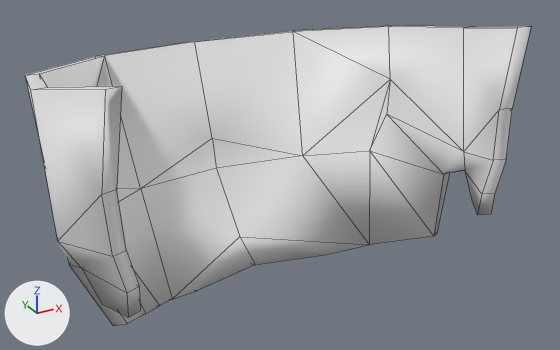
What one commit did to the FBX model Assets/3DModels/Character/hair_1.fbx.
One viewpoint serves both versions: a 50 mm lens placed at (-2.58, -4.47, 7.32), pointed at (0.13, 0.47, 4.86). Arrows for +X, +Y and +Z are at lower left; the lights stay in place. Mesh edges are drawn as thin lines. Where no turn or scale is listed for an object, it has been applied to the vertices.

In view in the first picture: 'Body.001'.
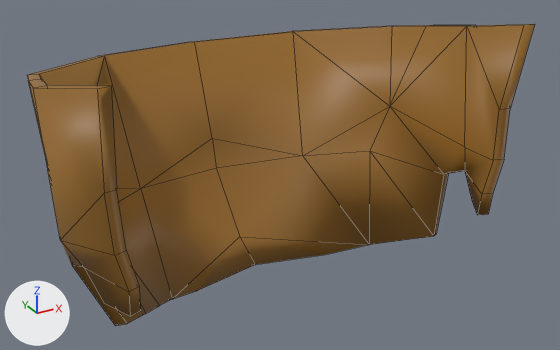
Changed parts and their boxes (x1, y1, x2, y2) in the pictures (560 x 350 px; the box of a moved part takes in the faces that stretch with it):
'Body.001', reshaped
    before: (25, 26, 531, 326)
    after: (27, 24, 535, 326)
part 1 of me_cylinder_007, moved or reshaped
    before: (25, 26, 528, 268)
    after: (27, 24, 532, 267)
part 2 of me_cylinder_007, recoloured (white to brown)
    both: (29, 26, 516, 326)

The change, as a list of edits to the scene's bpy script:
```text
Add mat_material_013:
    mat_material_013 = principled_material('Material.013')
    mat_material_013.base_color = (0.309, 0.143, 0.02)  # brown #976a27
Change me_cylinder_007:
    used by ob_body_001; location = (0.001, 0.927, 4.987)
    remove me_cylinder_007.from_pydata(...)  # 90 vertices, 106 faces; spans x -1.74..1.74, y -1.56..0.96, z -1.05..1.12
    add me_cylinder_007.from_pydata(...)  # 92 vertices, 110 faces; spans x -1.72..1.73, y -1.55..0.94, z -1.04..1.13
    me_cylinder_007 part 1
    11 vertices are removed from x -1.64..1.74, y -0.92..0.01, z -0.31..0.93
    36 faces are deleted
    4 vertices in x -1.48..-1.07, y -0.73..-0.01, z -0.9..-0.05 move by (0.01, -0.01, 0.0)
    4 vertices in x 0.63..1.4, y -0.91..0.38, z -1.02..-0.39 move by (-0.01, -0.01, 0.0)
    3 vertices in x 0.0, y -0.17..0.58, z -1.05..-0.43 move by (0.0, -0.01, 0.01)
    3 vertices in x -1.6..-0.81, y 0.13..0.74, z -0.38..0.78 move by (0.01, -0.02, 0.0)
    3 vertices in x -1.73..-1.63, y -1.05..-0.74, z -0.31..-0.02 move by (0.02, 0.0, 0.0)
    25 vertices move from x -1.74..1.64, y -1.56..0.96, z -1.03..1.12 to x -1.67..1.62, y -1.55..0.94, z -1.02..1.13
    13 vertices are added at x -1.72..1.73, y -0.9..0.0, z -0.3..0.95
    40 new faces join them
    me_cylinder_007 part 2: 70 faces spanning x -1.71..1.62, y -1.55..0.94, z -1.04..1.13 switch from no material to mat_material_013 (brown #976a27)
```
